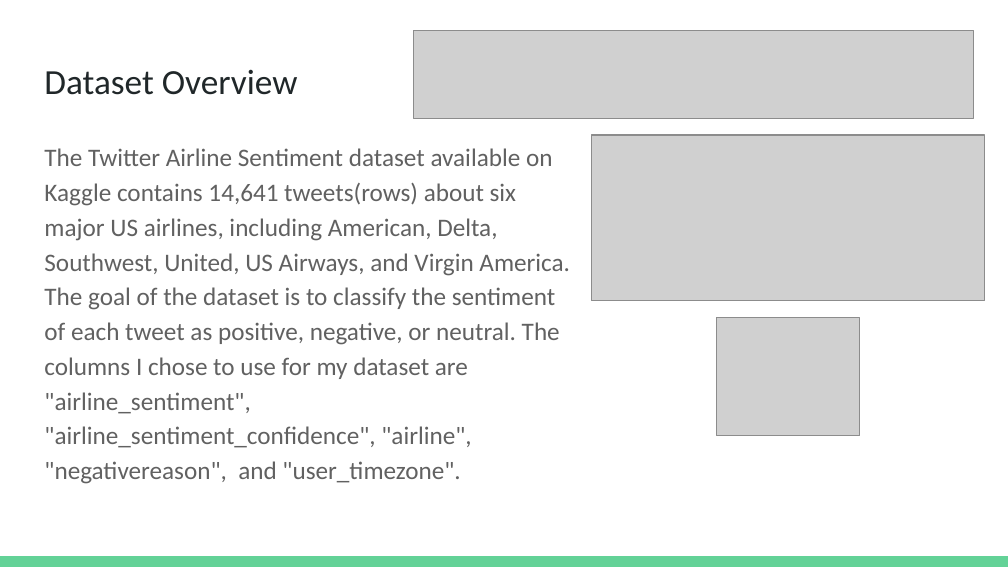
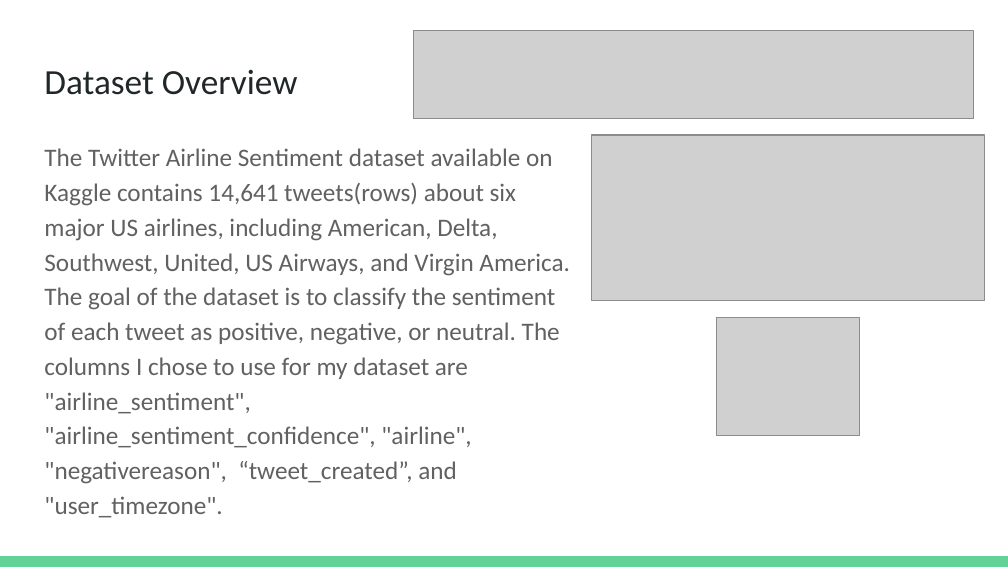
Before and after one commit to dapak2002/MGSC-410-Homework-1, a slide deck: slide 2 of MGSC-410 Homework 1.pptx. Drawn at 1008x567 pixels with LibreOffice and Linux fonts; fonts in the diff are those of the drawing; grey boxes stand for pictures. Boxes give left, top, right and bottom in pixels: in the first picture for what was removed or moved away, otherwise in the second. Text is boxed around its words. In the diff, an @@ line names an element or a change of style, - is before the commit and + after.

```diff
--- a/MGSC-410 Homework 1.pptx
+++ b/MGSC-410 Homework 1.pptx
@@ text at box(44, 148, 570, 518): text changed @@
-The Twitter Airline Sentiment dataset available on Kaggle contains 14,641 tweets(rows) about six major US airlines, including American, Delta, Southwest, United, US Airways, and Virgin America. The goal of the dataset is to classify the sentiment of each tweet as positive, negative, or neutral. The columns I chose to use for my dataset are "airline_sentiment", "airline_sentiment_confidence", "airline", "negativereason", and "user_timezone".
+The Twitter Airline Sentiment dataset available on Kaggle contains 14,641 tweets(rows) about six major US airlines, including American, Delta, Southwest, United, US Airways, and Virgin America. The goal of the dataset is to classify the sentiment of each tweet as positive, negative, or neutral. The columns I chose to use for my dataset are "airline_sentiment", "airline_sentiment_confidence", "airline", "negativereason", “tweet_created”, and "user_timezone".
```
Also in this commit, not shown: 3 other files.
